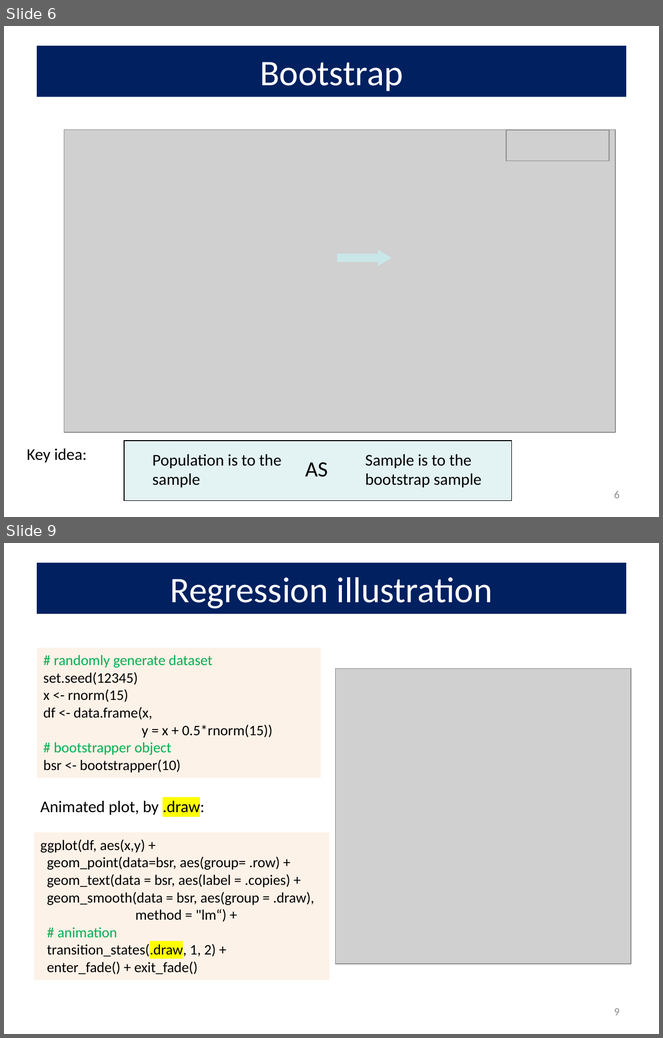
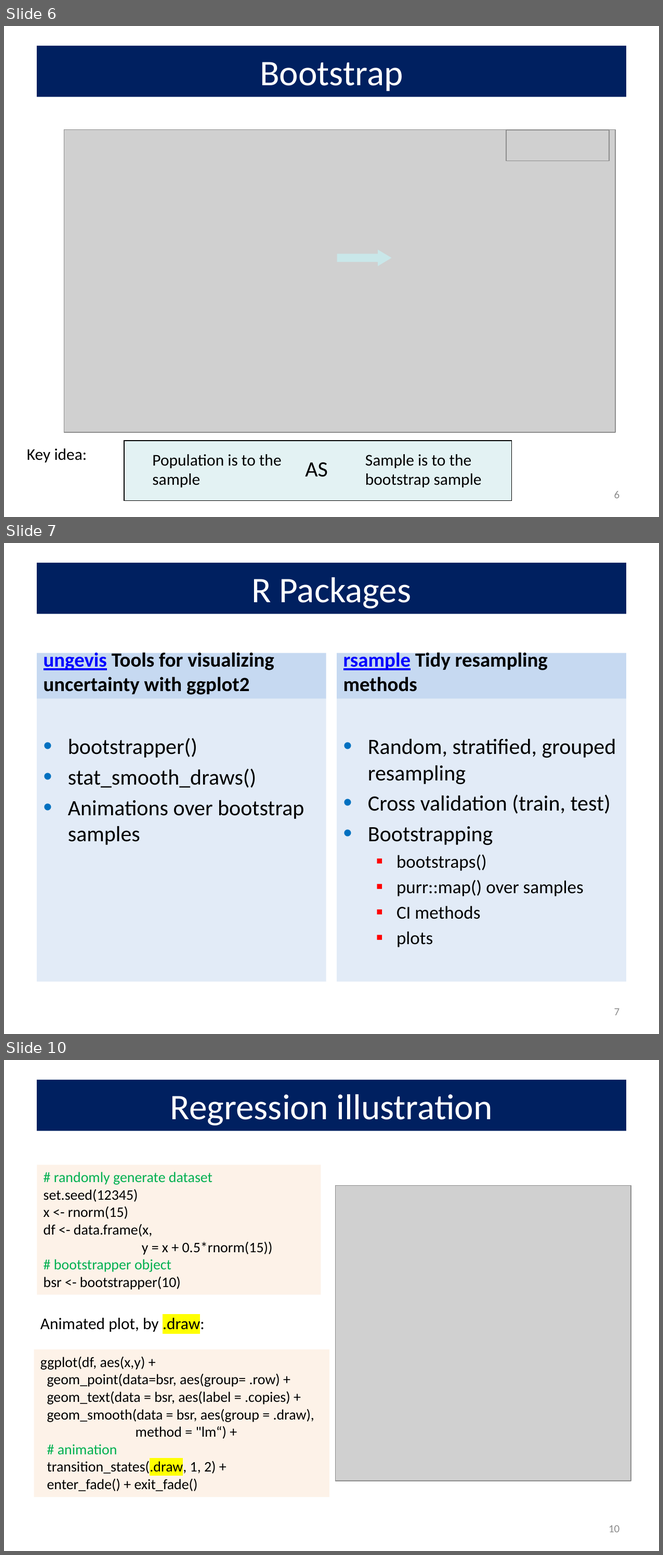
Before and after one commit to friendly/6135, a slide deck: lectures/bootstrap.pptx. Shown one above the other, each under a label of ours: slides 6 and 9 before the commit, slides 6, 7 and 10 after it; the slides between them are not shown. The pictures are 663x1038 and 663x1555 pixels, drawn with LibreOffice and Linux fonts; fonts in the diff are those of the drawing; grey boxes stand for pictures. Boxes give left, top, right and bottom in pixels: in the first picture for what was removed or moved away, otherwise in the second. Text is boxed around its words. In the diff, an @@ line names an element or a change of style, - is before the commit and + after.

Commit message:
uncertainty

```diff
--- a/lectures/bootstrap.pptx
+++ b/lectures/bootstrap.pptx
@@ slide 7 added at (4, 543, 659, 1034), background #FFFFFF @@
@@ title added at (37, 563, 626, 614), fill #002060, 39.6 pt, text #FFFFFF @@
+R Packages
@@ text added at (37, 653, 326, 699), fill #C6D9F1, 22.2 pt, text #000000, bold @@
+ungevis Tools for visualizing uncertainty with ggplot2
@@ text added at (337, 653, 626, 699), fill #C6D9F1, 22.2 pt, text #000000, bold @@
+rsample Tidy resampling methods
@@ text added at (37, 699, 326, 982), fill #C6D9F1 at 50% opacity, 24 pt, text #000000 @@
+• bootstrapper()
+• stat_smooth_draws()
+• Animations over bootstrap samples
@@ text added at (337, 699, 626, 982), fill #C6D9F1 at 50% opacity, 24 pt, text #000000 @@
+• Random, stratified, grouped resampling
+• Cross validation (train, test)
+• Bootstrapping
+  ▪ bootstraps()
+  ▪ purr::map() over samples
+  ▪ CI methods
+  ▪ plots
@@ page number added at (614, 1008, 620, 1016), 12 pt, text #8C8C8C @@
+7
@@ what was slide 9 is now slide 10 @@
@@ page number at (609, 1525, 620, 1533): text changed @@
-9
+10
```
Also in this commit, not shown: 8 slides changed, 1 other slide added, 17 other files.
